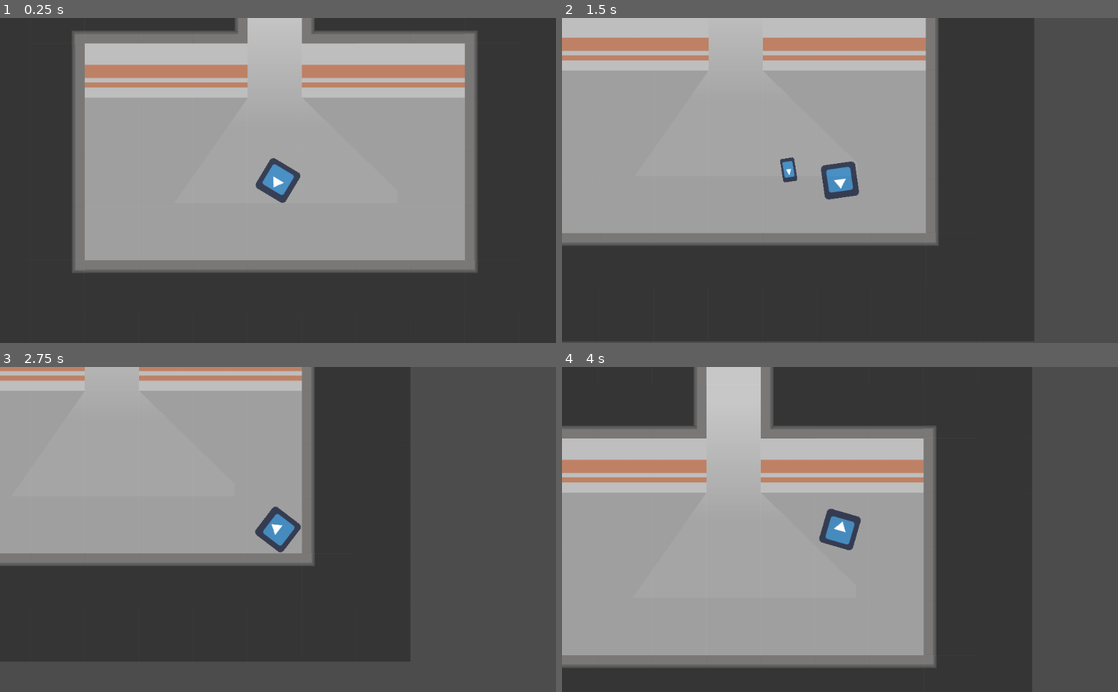
Above: before the commit, frames 1-4 (two rows, left to right).
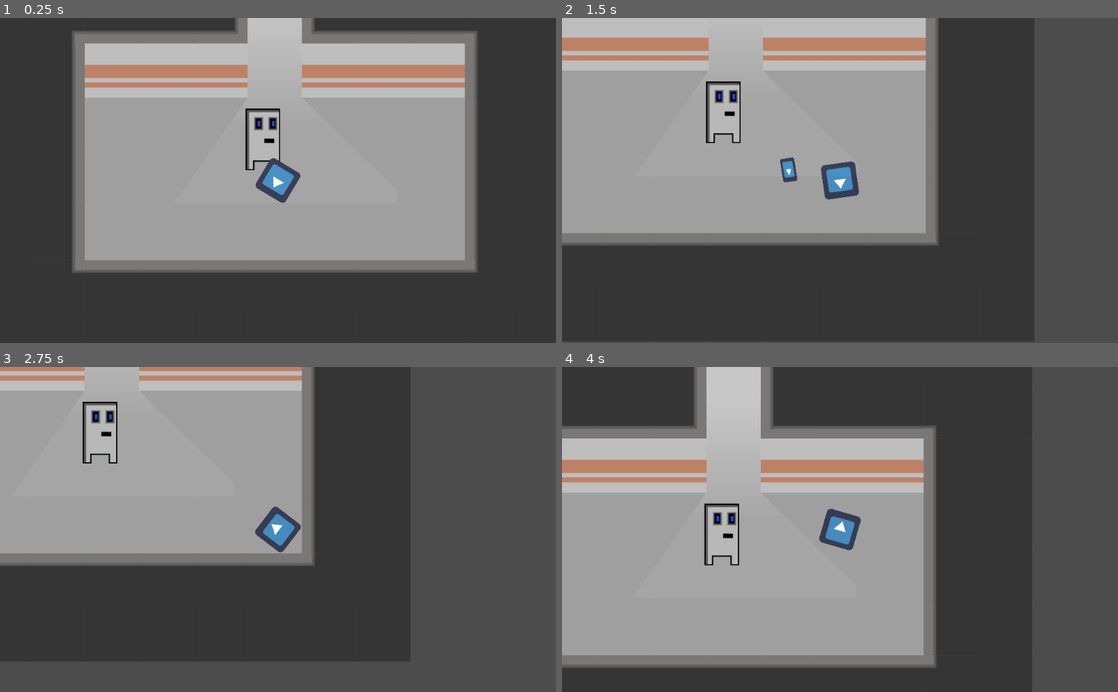
Above: after the commit, the same moments.

Repository: DarkVanityOfLight/Project75
Game: Godot game, scene res://Scenes/Lvls/Demo/Demo.tscn
Same seed, same stepped clock (60 frames per second), same inputs: the game is played once before the commit and once after it. The project has no main scene, so this scene is started directly. The engine's default icon, where the game draws it, is replaced by a stand-in: a white triangle on a blue panel in a dark square.
Inputs (mouse positions are in pixels of both pictures, inside the frame that each line leads up to):
- Up to frame 1 (0.25 s): no input
- Up to frame 2 (1.5 s): tap Enter at 0.5 s; move the mouse to (962, 164) at 0.52 s; hold D (walk_right) 0.53-1.28 s; click (962, 164) at 0.6 s; move the mouse to (728, 196) at 1.27 s; hold S (walk_down) from 1.28 s (still down); click (728, 196) at 1.35 s
- Up to frame 3 (2.75 s): move the mouse to (333, 458) at 2.02 s; release S (walk_down) at 2.03 s; hold D (walk_right) from 2.03 s (still down); click (333, 458) at 2.1 s
- Up to frame 4 (4 s): move the mouse to (812, 594) at 2.77 s; release D (walk_right) at 2.78 s; hold W (walk_up) 2.78-3.53 s; click (812, 594) at 2.85 s; move the mouse to (1006, 578) at 3.52 s; hold A (walk_left) from 3.53 s (still down); click (1006, 578) at 3.6 s

The runs differ from the first frame. In frame 1, 0.4% of the frame differs, in the area x 44-51%, y 27-47%; in frame 2, 0.4%; in frame 3, 0.4%; in frame 4, 0.5%, in the area x 25-32%, y 41-62%.

Commit message:
Added first enemy textures / Not all textures for this enemy are yet included

Diff:
--- a/Scenes/Lvls/Demo/Demo.tscn
+++ b/Scenes/Lvls/Demo/Demo.tscn
@@ -1,8 +1,10 @@
-[gd_scene load_steps=17 format=2]
+[gd_scene load_steps=20 format=2]
 
 [ext_resource path="res://Assets/Textures.png" type="Texture" id=1]
 [ext_resource path="res://Scenes/Lvls/Demo/Demo.gd" type="Script" id=2]
 [ext_resource path="res://Assets/LightTex1.png" type="Texture" id=3]
+[ext_resource path="res://Assets/EnemyNr1 Face2.png" type="Texture" id=4]
+[ext_resource path="res://Assets/EnemyNr1 Face1.png" type="Texture" id=5]
 
 [sub_resource type="OccluderPolygon2D" id=1]
 polygon = PoolVector2Array( 0, 0, 100, 0, 100, 100, 0, 100 )
@@ -172,27 +174,40 @@
 6/region = Rect2( 600, 500, 100, 100 )
 6/tile_mode = 0
 6/occluder_offset = Vector2( 0, 0 )
-6/occluder = SubResource( 12 )
+6/occluder = SubResource( 11 )
 6/navigation_offset = Vector2( 0, 0 )
 6/shape_offset = Vector2( 0, 0 )
 6/shape_transform = Transform2D( 1, 0, 0, 1, 0, 0 )
-6/shape = SubResource( 13 )
+6/shape = SubResource( 12 )
 6/shape_one_way = false
 6/shape_one_way_margin = 1.0
 6/shapes = [ {
 "autotile_coord": Vector2( 0, 0 ),
 "one_way": false,
 "one_way_margin": 1.0,
-"shape": SubResource( 13 ),
+"shape": SubResource( 12 ),
 "shape_transform": Transform2D( 1, 0, 0, 1, 0, 0 )
 } ]
 6/z_index = 0
+
+[sub_resource type="SpriteFrames" id=14]
+animations = [ {
+"frames": [ ExtResource( 5 ) ],
+"loop": true,
+"name": "standing",
+"speed": 5.0
+}, {
+"frames": [ ExtResource( 5 ), ExtResource( 4 ) ],
+"loop": true,
+"name": "walking",
+"speed": 5.0
+} ]
 
 [node name="Node2D" type="Node2D"]
 script = ExtResource( 2 )
 
 [node name="TileMap" type="TileMap" parent="."]
-tile_set = SubResource( 14 )
+tile_set = SubResource( 13 )
 cell_size = Vector2( 100, 100 )
 format = 1
 tile_data = PoolIntArray( -1, -1073741820, 0, -65536, -1073741820, 0, -65535, -1073741820, 0, -65534, -1073741820, 0, - …(1658 unchanged characters)…
@@ -206,3 +221,9 @@
 
 [node name="Spawn" type="Position2D" parent="."]
 position = Vector2( 455.507, 352.545 )
+
+[node name="Enemy" type="AnimatedSprite" parent="."]
+position = Vector2( 427.529, 277.011 )
+scale = Vector2( 0.64, 0.651429 )
+frames = SubResource( 14 )
+animation = "walking"
Binary file added: Assets/EnemyNr1 Face1.png
Not shown, added: Assets/EnemyNr1 Face1.png.import
Binary file added: Assets/EnemyNr1 Face2.png
Not shown, added: Assets/EnemyNr1 Face2.png.import
Not shown: 4 places in Scenes/Lvls/Demo/Demo.tscn that only renumber resources
